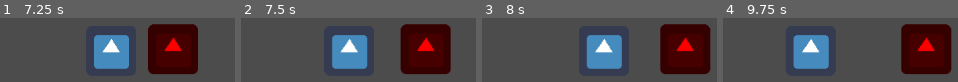
Above: before the commit, frames 1-4 (left to right).
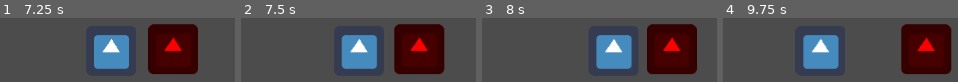
Above: after the commit, the same moments.

Repository: Quantiset/Sliding-Project
Game: Godot game, scene res://Scenes/Main.tscn
Two runs of this game, one before a commit and one after it. Both use one fixed random seed, a clock stepped at 60 frames per second and the inputs below. Before the commit the project has no main scene; this scene is started directly in both runs. The engine's default icon, where the game draws it, is replaced by a stand-in: a white triangle on a blue panel in a dark square.
Inputs:
- Up to frame 1 (7.25 s): tap Enter at 0.5 s; hold Right (ui_right) 0.53-2.03 s; hold Left (ui_left) 2.03-4.28 s; hold Right (ui_right) from 4.28 s (still down)
- Up to frame 2 (7.5 s): keep holding Right (ui_right)
- Up to frame 3 (8 s): keep holding Right (ui_right)
- Up to frame 4 (9.75 s): release Right (ui_right) at 8.03 s; hold Left (ui_left) 8.03-9.53 s; hold Right (ui_right) from 9.53 s (still down)

Frame 1 is identical in both runs. In frame 2, 12% of the frame differs, in the area x 38-90%, y 9-88%; in frame 3, 17%, in the area x 44-98%, y 9-88%; in frame 4, 6.4%.

Commit message:
Add files via upload

Diff:
--- a/Scenes/Block.gd
+++ b/Scenes/Block.gd
@@ -17,8 +17,7 @@
 
 
 func _on_AnimationPlayer_animation_finished(anim_name):
-	print("hi")
 	if anim_name == "right":
-		position = position + Vector2(32, 0)
+		position.x += 32
 		$Sprite.offset = Vector2()
-		$CollisionShape2D.position = Vector2()
+		$CollisionShape2D.set_deferred("position", Vector2())
--- a/Scenes/Block.tscn
+++ b/Scenes/Block.tscn
@@ -35,6 +35,7 @@
 }
 
 [node name="Block" type="KinematicBody2D"]
+collision_mask = 0
 script = ExtResource( 2 )
 
 [node name="Sprite" type="Sprite" parent="."]
--- a/Scenes/Player.gd
+++ b/Scenes/Player.gd
@@ -2,6 +2,7 @@
 
 var velocity : Vector2 = Vector2()
 
+var can_push = true
 
 func _process(delta):
 	if Input.is_action_pressed("ui_right"):
@@ -14,7 +15,16 @@
 	move_and_slide(velocity)
 
 func _on_Area2D_body_entered(body):
-	if not body.get_node_or_null("AnimationPlayer"):
+	print(body.get_name())
+
+	if not body.get_node_or_null("AnimationPlayer") or not can_push:
 		return
 
 	body.get_node("AnimationPlayer").play("right")
+
+	can_push = false
+	$Timer.start(0.6)
+
+
+func _on_Timer_timeout(): #timer is to make sure you can't push multiple times
+	can_push = true
--- a/Scenes/Player.tscn
+++ b/Scenes/Player.tscn
@@ -23,4 +23,7 @@
 [node name="CollisionShape2D" type="CollisionShape2D" parent="Area2D"]
 shape = SubResource( 2 )
 
+[node name="Timer" type="Timer" parent="."]
+
 [connection signal="body_entered" from="Area2D" to="." method="_on_Area2D_body_entered"]
+[connection signal="timeout" from="Timer" to="." method="_on_Timer_timeout"]
--- a/project.godot
+++ b/project.godot
@@ -11,6 +11,7 @@
 [application]
 
 config/name="Push"
+run/main_scene="res://Scenes/Main.tscn"
 config/icon="res://icon.png"
 
 [physics]
